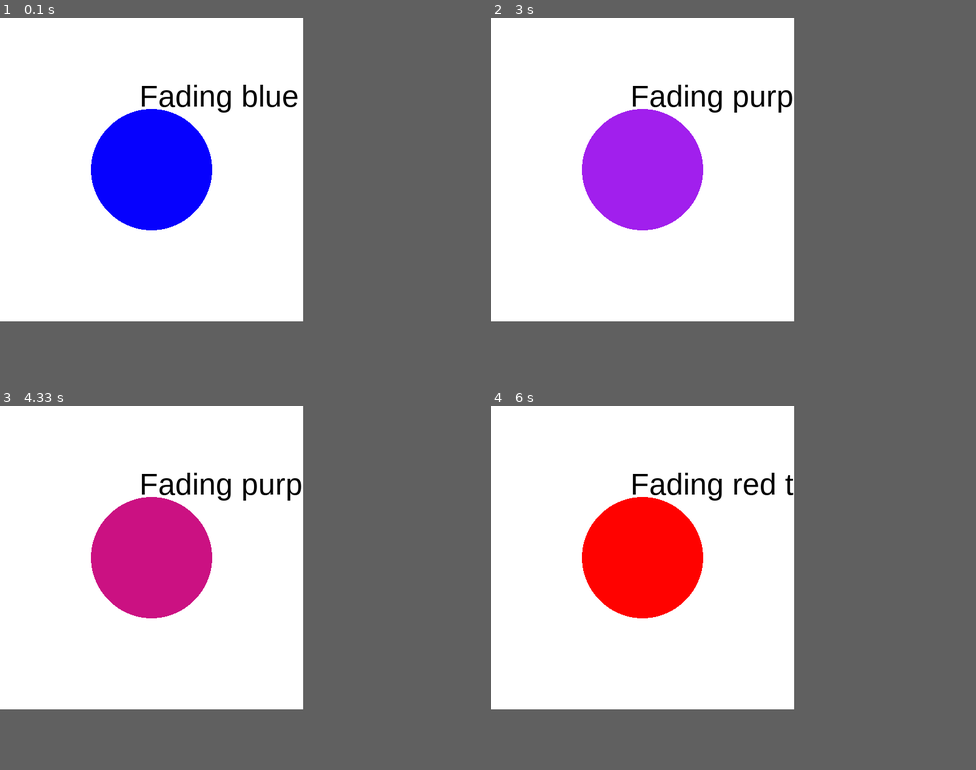
Above: before the commit, frames 1-4 (two rows, left to right).
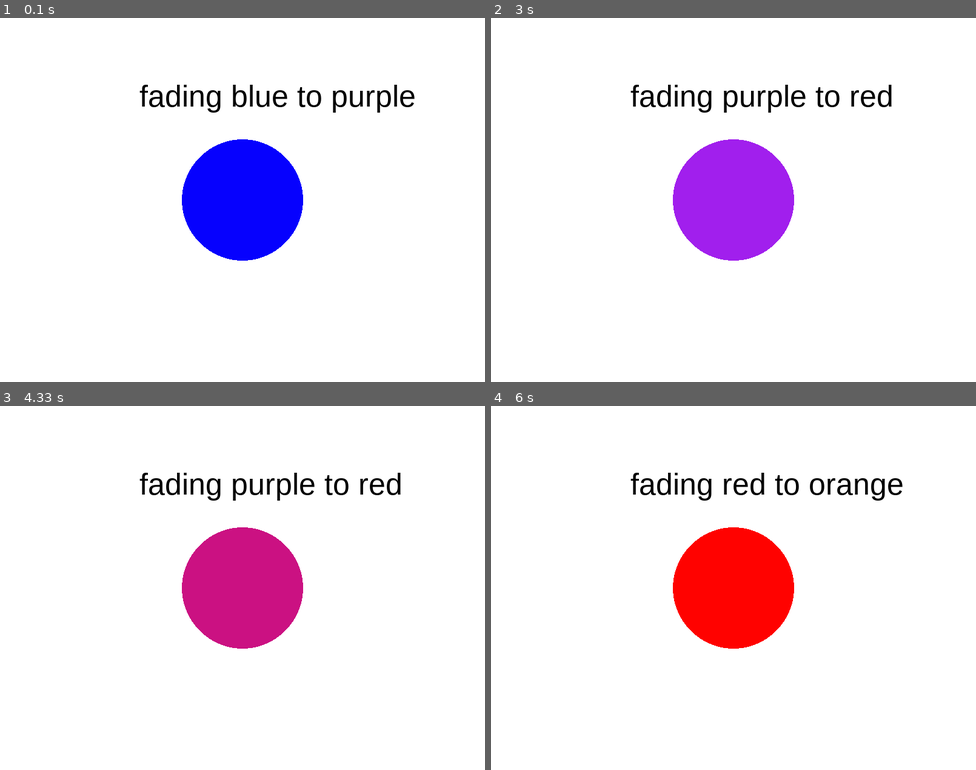
Above: after the commit, the same moments.

Repository: Jethet/python-games
Game: pygame game, started from basic-game.py/my_game.py
Same seed, same stepped clock (60 frames per second), same inputs: the game is played once before the commit and once after it.
Inputs:
- Up to frame 1 (0.1 s): no input
- Up to frame 2 (3 s): no input
- Up to frame 3 (4.33 s): no input
- Up to frame 4 (6 s): no input
In our replay, the window is 500x500 before the commit and 800x600 after it. These sizes can differ from the game's own. Grey fills any space a smaller window leaves; there, only what the larger window draws over its background counts as a difference.

The runs differ from the first frame. In frame 1, 13% of the frame differs, in the area x 18-86%, y 18-67%; in frame 2, 13%; in frame 3, 13%; in frame 4, 13%.

Commit message:
Fix screen error

Diff:
--- a/basic-game.py/my_game.py
+++ b/basic-game.py/my_game.py
@@ -4,7 +4,7 @@
 pygame.init()
 
 # set up drawing window
-screen = pygame.display.set_mode((500, 500))
+screen = pygame.display.set_mode((800, 600))
 colors = itertools.cycle(["blue", "purple", "red", "orange",
                           "green", "yellow"])
 clock = pygame.time.Clock()
@@ -30,7 +30,7 @@
             running = False
 
     text = font.render(
-        "Fading {a} to {b}".format(a=base_color, b=next_color),
+        "fading {a} to {b}".format(a=base_color, b=next_color),
         True,
         pygame.color.Color("black"),
     )
